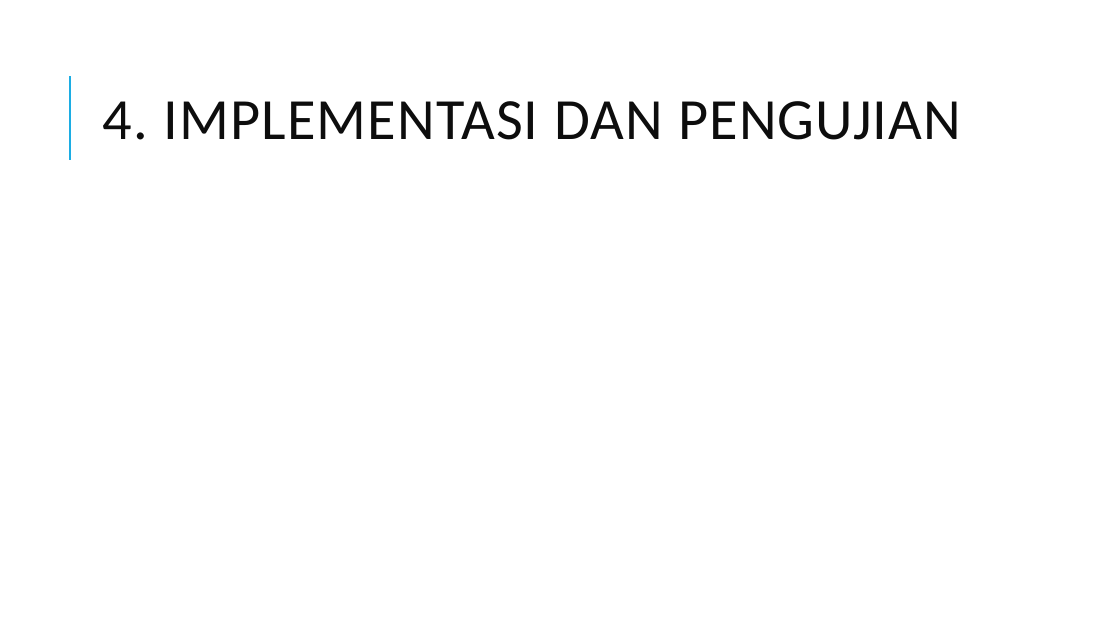
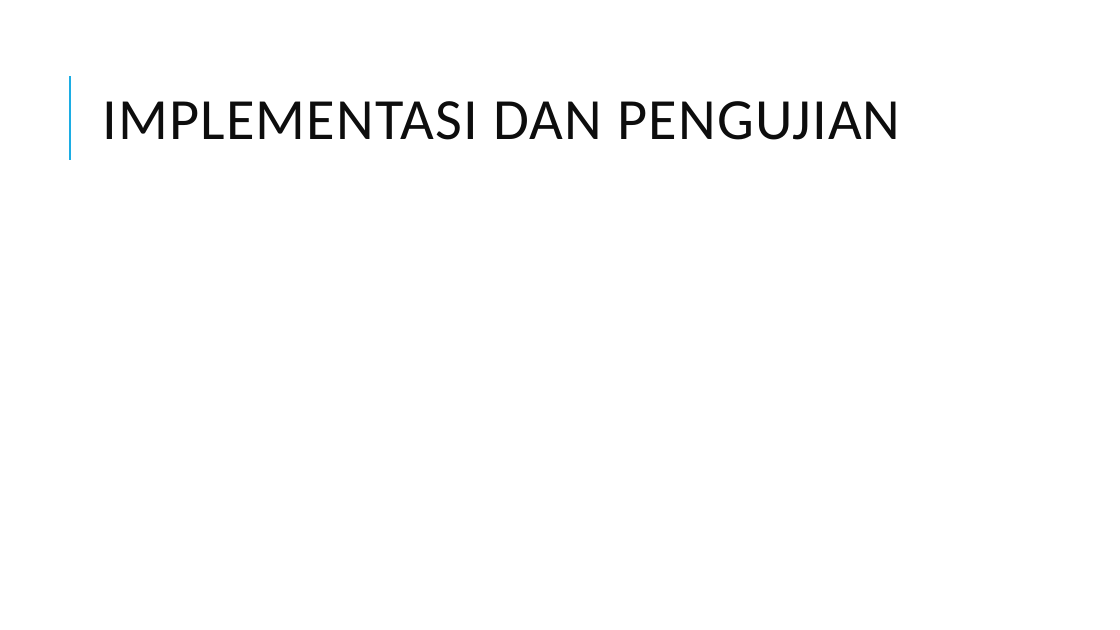
Before and after one commit to edriclaksaputra/tugasakhir, a slide deck: slide 38 of PPT.pptx (slide 36 before the commit). Drawn at 1120x630 pixels with LibreOffice and Linux fonts; fonts in the diff are those of the drawing. Boxes give left, top, right and bottom in pixels: in the first picture for what was removed or moved away, otherwise in the second. Text is boxed around its words. In the diff, an @@ line names an element or a change of style, - is before the commit and + after.

```diff
--- a/PPT.pptx
+++ b/PPT.pptx
@@ title at (102, 101, 900, 140): text changed @@
-4. IMPLEMENTASI DAN PENGUJIAN
+IMPLEMENTASI DAN PENGUJIAN
```
Also in this commit, not shown: 10 other slides changed, 16 slides added, 3 slides removed, 13 other files.
